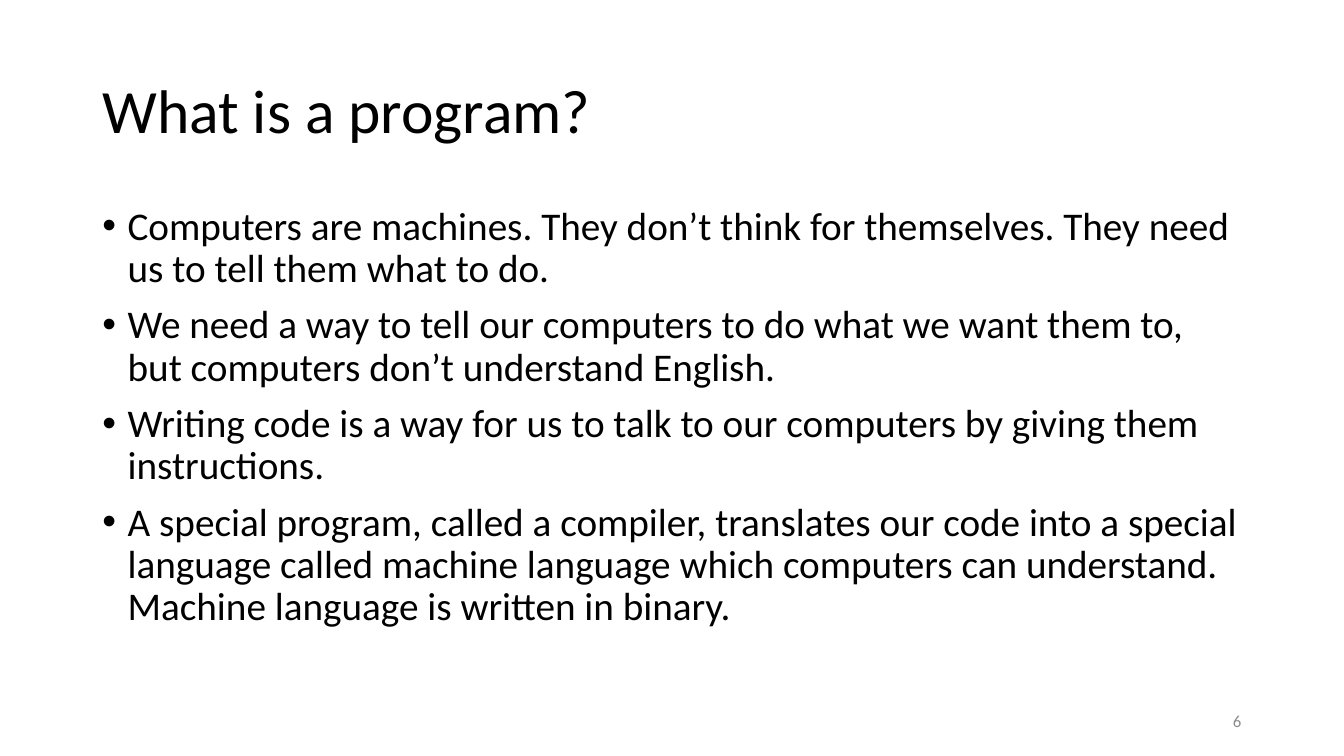
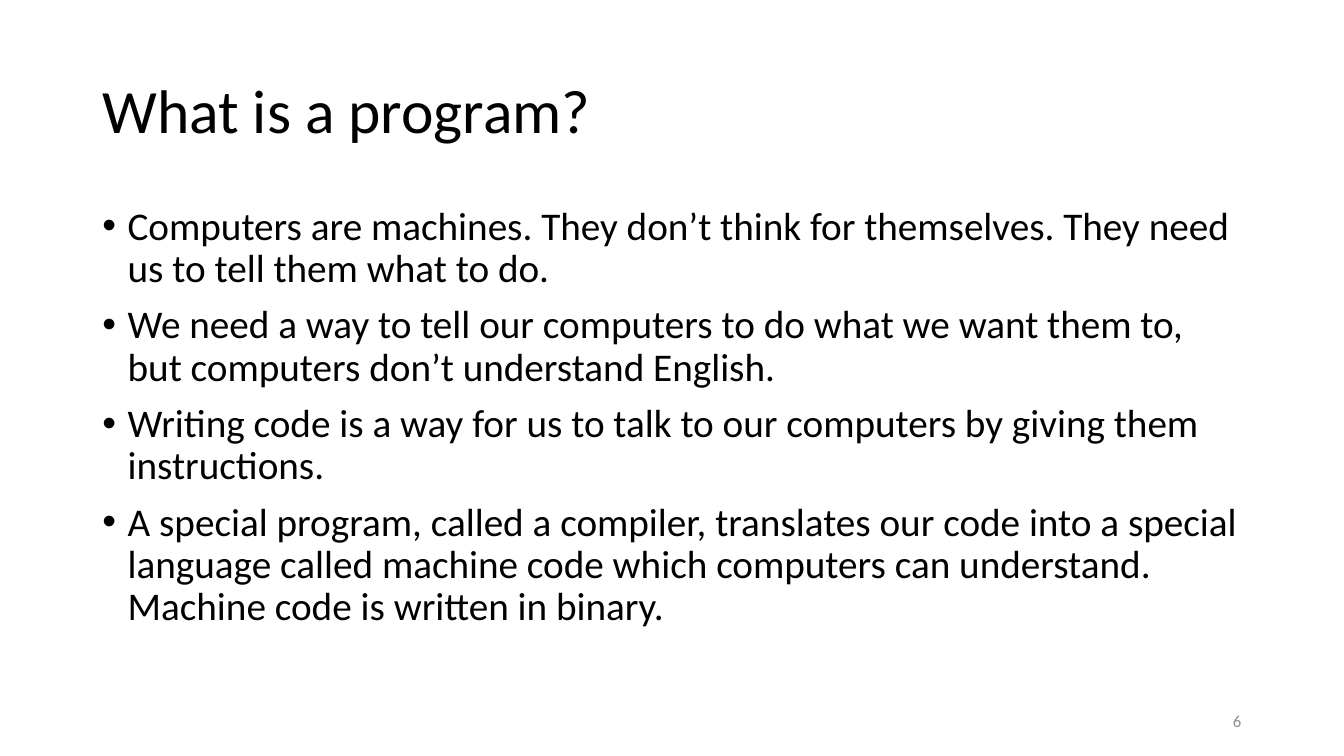
Before and after one commit to CodeIt-SADEAF/handout, a slide deck: slide 6 of Lesson1/L1_slides/L1_slides.pptx. Drawn at 1344x756 pixels with LibreOffice and Linux fonts; fonts in the diff are those of the drawing. Boxes give left, top, right and bottom in pixels: in the first picture for what was removed or moved away, otherwise in the second. Text is boxed around its words. In the diff, an @@ line names an element or a change of style, - is before the commit and + after.

```diff
--- a/Lesson1/L1_slides/L1_slides.pptx
+++ b/Lesson1/L1_slides/L1_slides.pptx
@@ text at box(128, 508, 1237, 627): text changed @@
-• A special program, called a compiler, translates our code into a special language called machine language which computers can understand. Machine language is written in binary.
+• A special program, called a compiler, translates our code into a special language called machine code which computers can understand. Machine code is written in binary.
```
Also in this commit, not shown: 9 other slides changed, 7 slides added, 7 other files.
